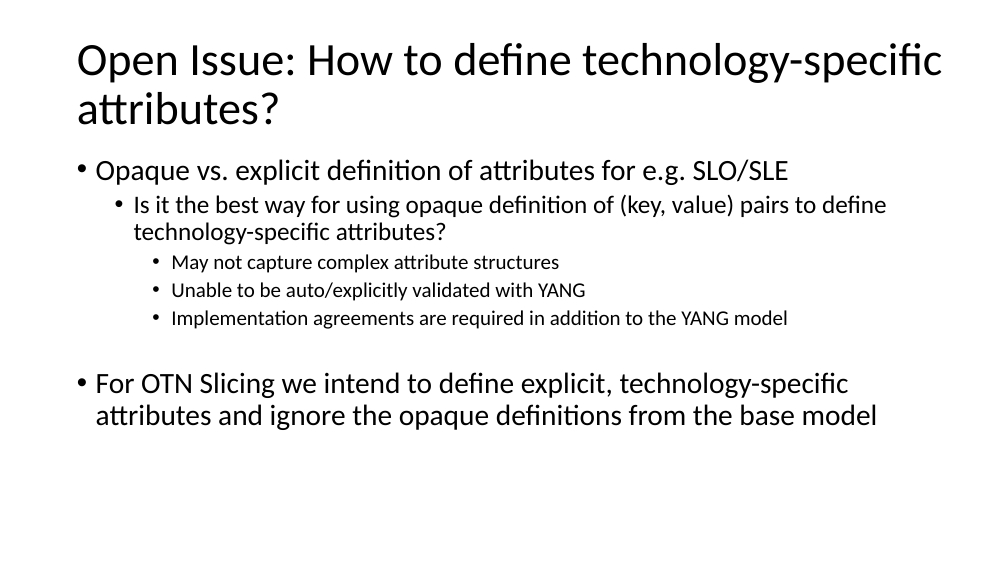
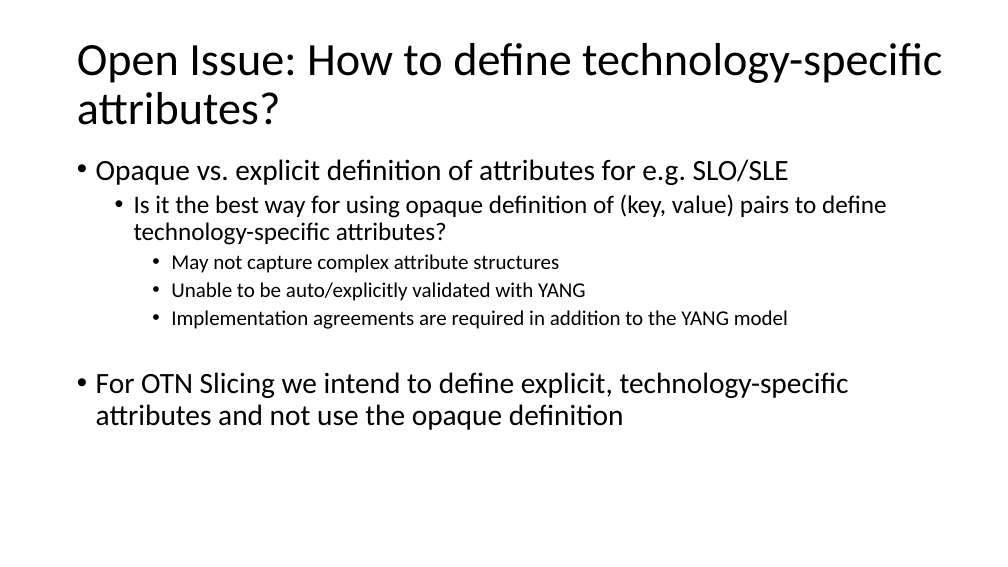
Before and after one commit to aguoietf/ietf-ccamp-yang-otn-slicing, a slide deck: slide 6 of Meeting Materials/draft-ietf-ccamp-yang-otn-slicing-02.pptx. Drawn at 1008x567 pixels with LibreOffice and Linux fonts; fonts in the diff are those of the drawing. Boxes give left, top, right and bottom in pixels: in the first picture for what was removed or moved away, otherwise in the second. Text is boxed around its words. In the diff, an @@ line names an element or a change of style, - is before the commit and + after.

```diff
--- a/Meeting Materials/draft-ietf-ccamp-yang-otn-slicing-02.pptx
+++ b/Meeting Materials/draft-ietf-ccamp-yang-otn-slicing-02.pptx
@@ text at [96,372,849,430]: text changed @@
-• For OTN Slicing we intend to define explicit, technology-specific attributes and ignore the opaque definitions from the base model
+• For OTN Slicing we intend to define explicit, technology-specific attributes and not use the opaque definition
```
Also in this commit, not shown: 4 other slides changed.
